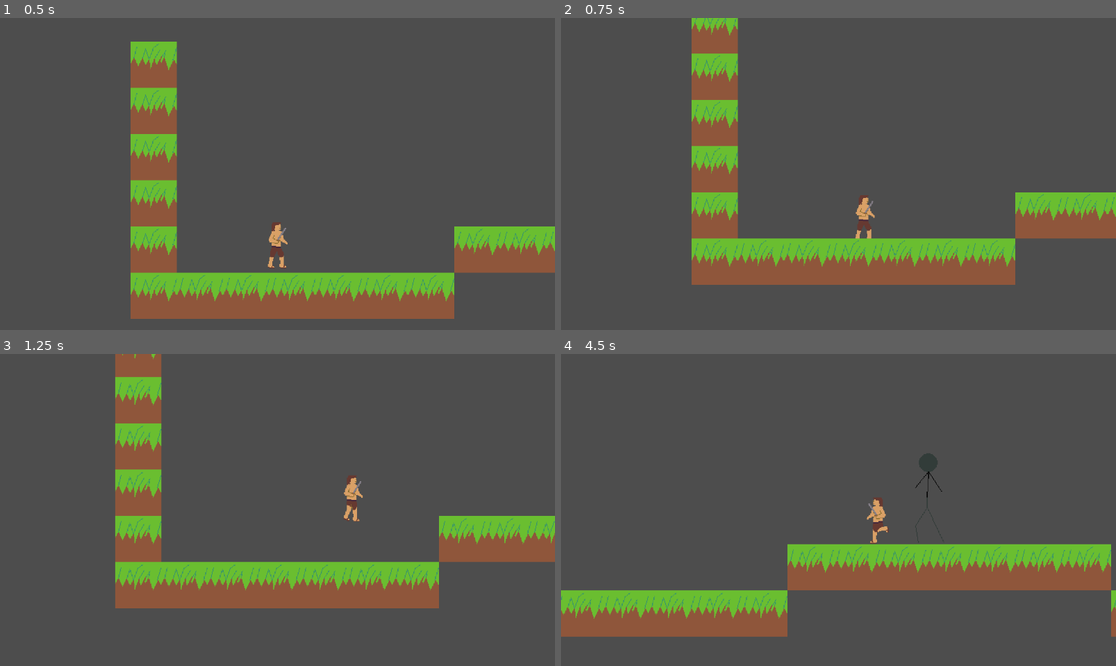
Above: before the commit, frames 1-4 (two rows, left to right).
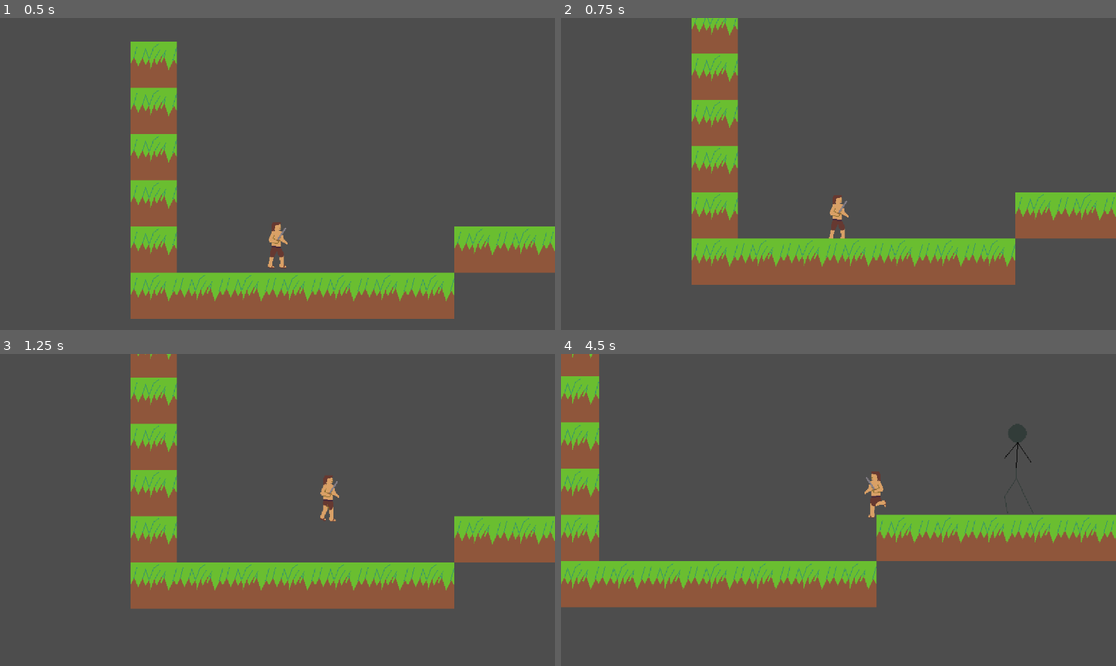
Above: after the commit, the same moments.

Repository: domaners/hestons_world
Game: Godot game, scene res://test_level.tscn
Two runs of this game, one before a commit and one after it. Both use one fixed random seed, a clock stepped at 60 frames per second and the inputs below.
Inputs:
- Up to frame 1 (0.5 s): no input
- Up to frame 2 (0.75 s): tap Enter (ui_accept) at 0.5 s; hold Right (ui_right) from 0.53 s (still down); tap Ctrl (Ctrl) at 0.6 s
- Up to frame 3 (1.25 s): keep holding Right (ui_right); tap Enter (ui_accept) at 0.77 s
- Up to frame 4 (4.5 s): tap Ctrl (Ctrl) every 0.75 s from 1.35 to 4.35 s; tap Enter (ui_accept) at 1.52, 3.02, 3.77 s; release Right (ui_right) at 2.03 s; hold Left (ui_left) 2.03-2.78 s; hold Right (ui_right) 2.78-4.28 s; hold Left (ui_left) from 4.28 s (still down)

Frame 1 is identical in both runs. In frame 2, 0.5% of the frame differs, in the area x 48-57%, y 56-71%; in frame 3, 7.8%; in frame 4, 28%, in the area x 0-100%, y 0-91%.

Commit message:
Worked out how to make Sword collide with enemy!

Diff:
--- a/enemy.gd
+++ b/enemy.gd
@@ -22,9 +22,9 @@
 
 
 func _on_body_entered(body):
-	if body.is_in_group("CollisionShape2DSword"):
-		print("HIT ENEMY!!!")
-	elif body.is_in_group("Player"):
+	if body.is_in_group("Player"):
 		print("HIT PLAYER")
+	elif body.is_in_group("PlayerSword"):
+		print("HIT ENEMY")
 	else:
 		print("WAAAAHHHHH")
--- a/player.gd
+++ b/player.gd
@@ -11,6 +11,7 @@
 var animation_locked : bool = false
 
 func _physics_process(delta):
+
 	# Add the gravity.
 	if not is_on_floor():
 		velocity.y += gravity * delta
@@ -50,8 +51,8 @@
 
 # Enables collisions on the sword, for attacking enemies
 func set_strike_collision():
-	$CollisionShape2DSword.disabled = false
+	$PlayerSword.process_mode = Node.PROCESS_MODE_ALWAYS
 
 func _on_animated_sprite_2d_animation_finished():
-	$CollisionShape2DSword.disabled = true
+	$PlayerSword.process_mode = Node.PROCESS_MODE_DISABLED
 	animation_locked = false
--- a/player.tscn
+++ b/player.tscn
@@ -5,12 +5,10 @@
 [ext_resource type="Texture2D" uid="uid://dqgksglysinso" path="res://sprites/player_strike.png" id="3_xbg8l"]
 [ext_resource type="Texture2D" uid="uid://dirswmnq45npy" path="res://sprites/player_walk_1.png" id="4_du6kh"]
 [ext_resource type="Texture2D" uid="uid://e2cagxkdh7bq" path="res://sprites/player_walk_2.png" id="5_f6r7l"]
+[ext_resource type="PackedScene" uid="uid://cu5kgpvb5n1rc" path="res://player_sword.tscn" id="6_5lxqa"]
 
 [sub_resource type="CapsuleShape2D" id="CapsuleShape2D_b3lkw"]
 height = 64.0
-
-[sub_resource type="RectangleShape2D" id="RectangleShape2D_nmkfy"]
-size = Vector2(24, 5)
 
 [sub_resource type="AtlasTexture" id="AtlasTexture_0difu"]
 atlas = ExtResource("4_du6kh")
@@ -63,13 +61,11 @@
 [node name="CollisionShape2D" type="CollisionShape2D" parent="."]
 shape = SubResource("CapsuleShape2D_b3lkw")
 
-[node name="CollisionShape2DSword" type="CollisionShape2D" parent="."]
-position = Vector2(20, -7.5)
-shape = SubResource("RectangleShape2D_nmkfy")
-
 [node name="AnimatedSprite2D" type="AnimatedSprite2D" parent="."]
 sprite_frames = SubResource("SpriteFrames_pxhx1")
 animation = &"player_strike"
 autoplay = "player_idle"
 
+[node name="PlayerSword" parent="." instance=ExtResource("6_5lxqa")]
+
 [connection signal="animation_finished" from="AnimatedSprite2D" to="." method="_on_animated_sprite_2d_animation_finished"]
--- /dev/null
+++ b/player_sword.tscn
@@ -0,0 +1,10 @@
+[gd_scene load_steps=2 format=3 uid="uid://cu5kgpvb5n1rc"]
+
+[sub_resource type="RectangleShape2D" id="RectangleShape2D_pbteu"]
+size = Vector2(22, 5)
+
+[node name="PlayerSword" type="CharacterBody2D" groups=["PlayerSword"]]
+
+[node name="CollisionShape2DSword" type="CollisionShape2D" parent="."]
+position = Vector2(21, -7.5)
+shape = SubResource("RectangleShape2D_pbteu")
Not shown, added: tes36CC.tmp
